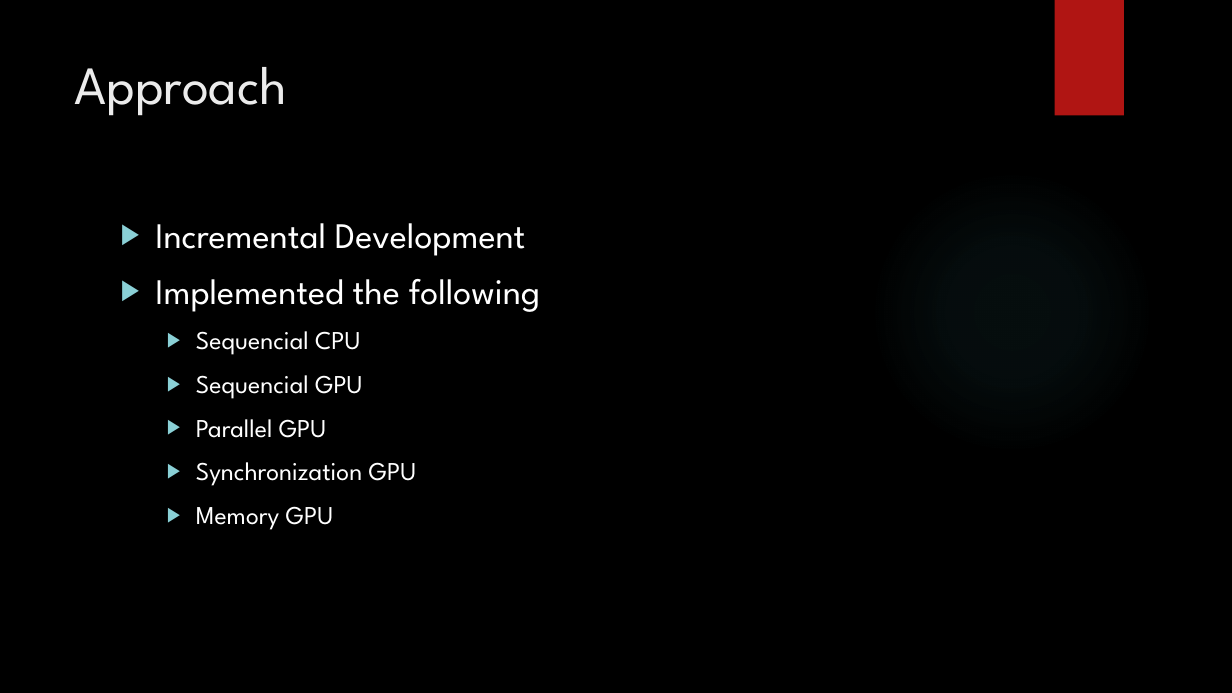
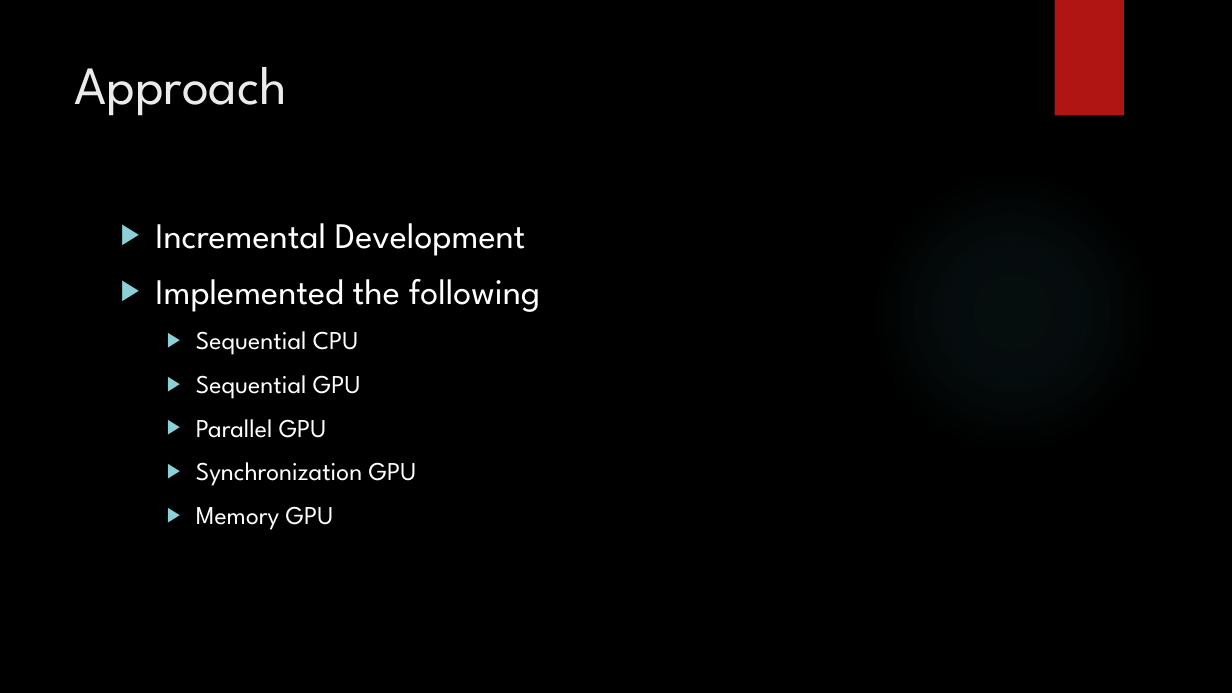
Before and after one commit to pedrocarrega/projectPCM, a slide deck: slide 3 of presentation.pptx. Drawn at 1232x693 pixels with LibreOffice and Linux fonts; fonts in the diff are those of the drawing; background and template pictures are left out. Boxes give left, top, right and bottom in pixels: in the first picture for what was removed or moved away, otherwise in the second. Text is boxed around its words. In the diff, an @@ line names an element or a change of style, - is before the commit and + after.

```diff
--- a/presentation.pptx
+++ b/presentation.pptx
@@ text at (x1=196, y1=331, x2=361, y2=399): text changed @@
-  ▶ Sequencial CPU
-  ▶ Sequencial GPU
+  ▶ Sequential CPU
+  ▶ Sequential GPU
```
Also in this commit, not shown: 3 other slides changed, 1 slide added, 1 slide removed, 2 other files.
